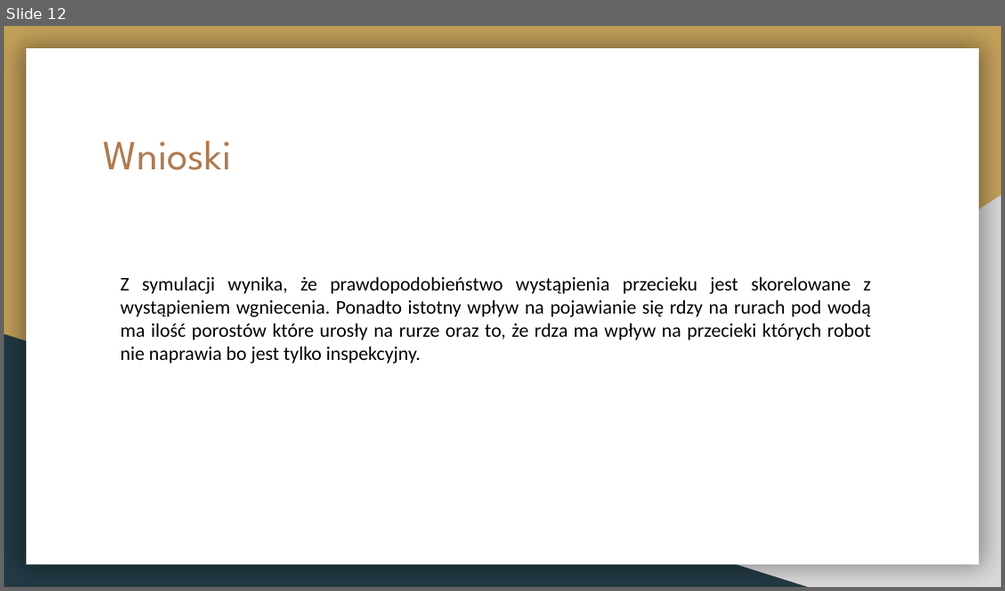
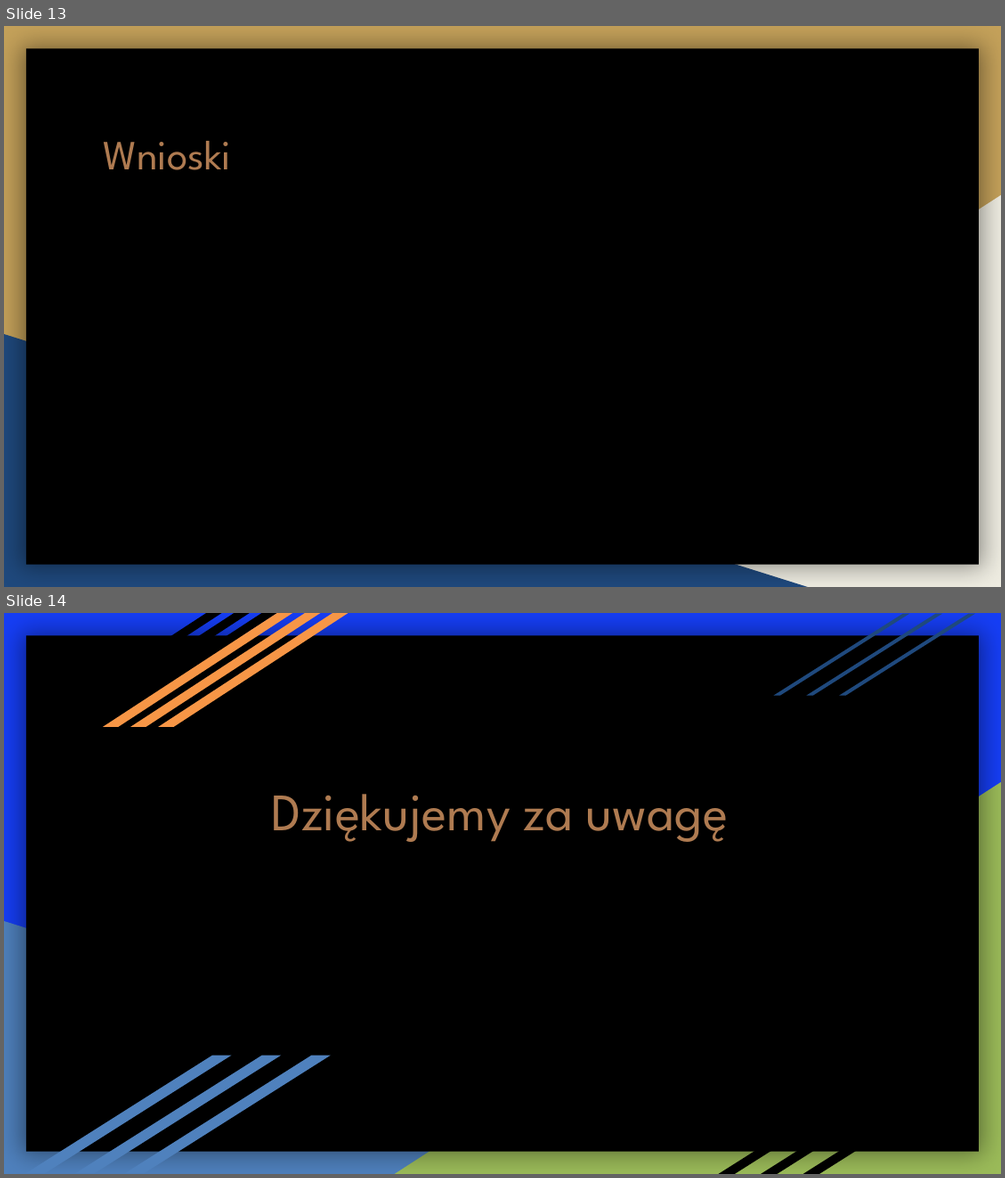
Before and after one commit to daniel1414/TASISPD, a slide deck: Model_robota.pptx. Shown one above the other, each under a label of ours: slide 12 before the commit, slides 13 and 14 after it. The pictures are 1005x591 and 1005x1178 pixels, drawn with LibreOffice and Linux fonts; fonts in the diff are those of the drawing. Boxes give left, top, right and bottom in pixels: in the first picture for what was removed or moved away, otherwise in the second. Text is boxed around its words. In the diff, an @@ line names an element or a change of style, - is before the commit and + after.

```diff
--- a/Model_robota.pptx
+++ b/Model_robota.pptx
@@ slide 14 added at (4, 613, 1001, 1174), background #163EF5; not listed: 1 template element that a slide beside it also shows @@
@@ parallelogram added at (32, 613, 221, 727), fill #000000 @@
@@ parallelogram added at (60, 613, 250, 727), fill #000000 @@
@@ parallelogram added at (88, 613, 277, 727), fill #000000 @@
@@ parallelogram added at (103, 613, 292, 727), fill #F79646 @@
@@ parallelogram added at (130, 613, 320, 727), fill #F79646 @@
@@ parallelogram added at (159, 613, 348, 727), fill #F79646 @@
@@ parallelogram added at (774, 614, 910, 696), fill #1F497D @@
@@ parallelogram added at (807, 614, 943, 696), fill #1F497D @@
@@ parallelogram added at (840, 614, 976, 696), fill #1F497D @@
@@ text added at (272, 794, 728, 842), 38 pt, text #AF7B51 @@
+Dziękujemy za uwagę
@@ right triangle added at (395, 782, 1001, 1174), fill #9BBB59 @@
@@ right triangle added at (4, 921, 808, 1174), fill #4F81BD @@
@@ parallelogram added at (26, 1055, 231, 1173), fill #4F81BD @@
@@ parallelogram added at (75, 1055, 280, 1173), fill #4F81BD @@
@@ parallelogram added at (125, 1055, 330, 1173), fill #4F81BD @@
@@ parallelogram added at (719, 1072, 894, 1173), fill #000000 @@
@@ parallelogram added at (760, 1072, 936, 1173), fill #000000 @@
@@ parallelogram added at (803, 1072, 979, 1173), fill #000000 @@
@@ what was slide 12 is now slide 13 @@
@@ slide 13 changed as well @@
@@ rectangle at (26, 49, 979, 564): fill #FFFFFF to #000000 @@
@@ right triangle at (395, 195, 1001, 587): fill #D9D9D9 to #EEECE1 @@
@@ text removed at (121, 277, 871, 363) @@
-Z symulacji wynika, że prawdopodobieństwo wystąpienia przecieku jest skorelowane z wystąpieniem wgniecenia. Ponadto istotny wpływ na pojawianie się rdzy na rurach pod wodą ma ilość porostów które urosły na rurze oraz to, że rdza ma wpływ na przecieki których robot nie naprawia bo jest tylko inspekcyjny.
@@ right triangle at (4, 334, 808, 587): fill #233A44 to #1F497D @@
```
Also in this commit, not shown: 6 other slides changed, 6 other slides added, 6 slides removed, 3 other files.
